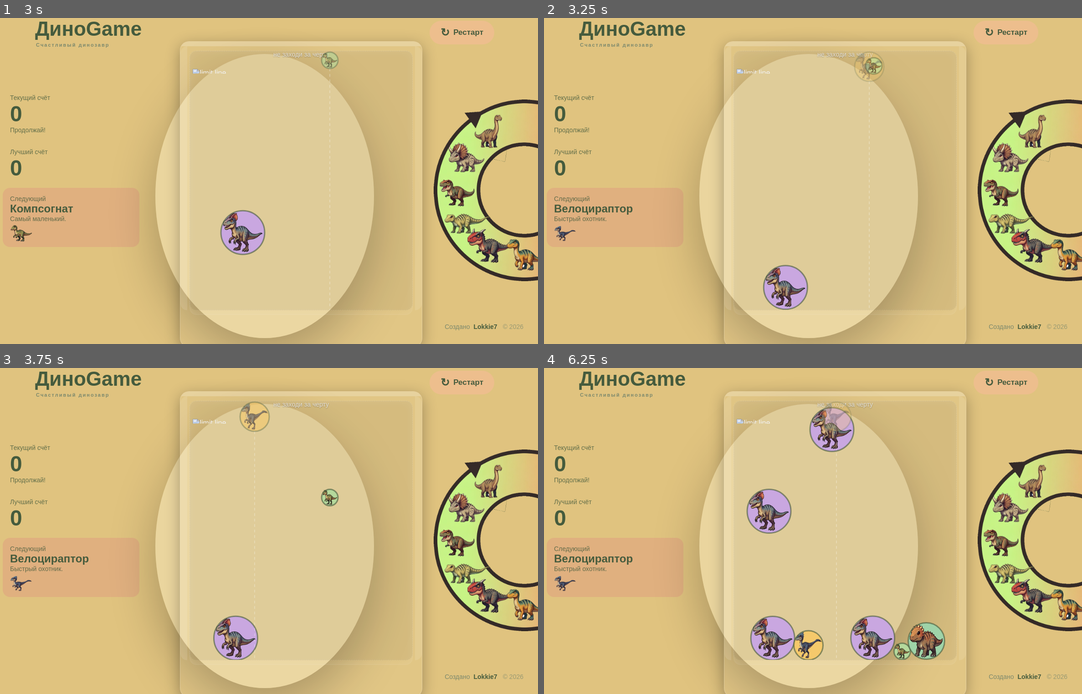
Above: before the commit, frames 1-4 (two rows, left to right).
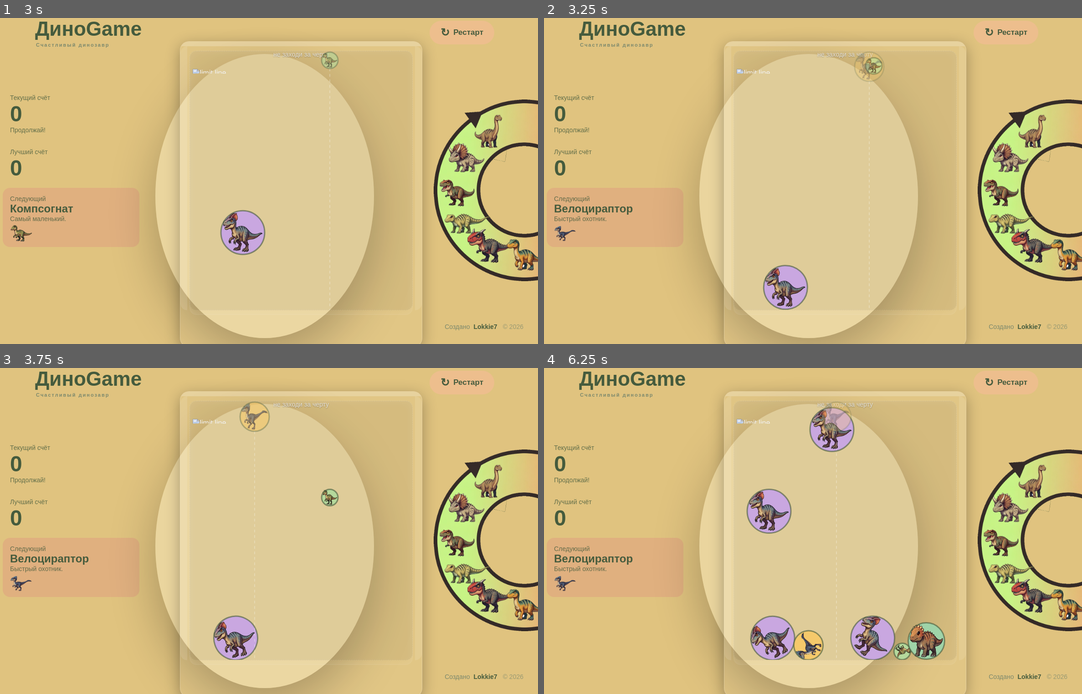
Above: after the commit, the same moments.

Repository: Lokkie7/Dino-suika-game
Game: browser game, page index.html
The game is run twice, just before and just after one commit, with the same random seed, the same clock (stepped at 60 frames per second) and the same inputs.
Inputs (mouse positions are in pixels of both pictures, inside the frame that each line leads up to):
- Up to frame 1 (3 s): click "↻ Рестарт" at 0.27 s; hold Right 1.03-1.53 s; move the mouse to (301, 207) at 1.07 s; tap Space every 0.5 s from 1.1 to 2.6 s; hold Left 1.58-2.15 s; move the mouse to (258, 154) at 1.67 s; click "↻ Рестарт" at 2.02 s; hold Right 2.2-2.87 s; move the mouse to (344, 141) at 2.27 s; move the mouse to (333, 233) at 2.87 s; hold Left from 2.92 s (still down)
- Up to frame 2 (3.25 s): keep holding Left; tap Space at 3.1 s
- Up to frame 3 (3.75 s): release Left at 3.35 s; hold Right from 3.4 s (still down); move the mouse to (247, 596) at 3.47 s; tap Space at 3.6 s
- Up to frame 4 (6.25 s): release Right at 3.9 s; hold Left 3.95-4.52 s; move the mouse to (845, 478) at 4.07 s; tap Space every 0.5 s from 4.1 to 6.1 s; click (845, 531) at 4.52 s; hold Right 4.57-5.23 s; move the mouse to (909, 544) at 4.67 s; move the mouse to (780, 531) at 5.27 s; hold Left 5.28-5.72 s; hold Right from 5.77 s (still down); move the mouse to (823, 622) at 5.87 s

Frame 1 is identical in both runs. In frame 2, 0.2% of the frame differs, in the area x 41-49%, y 76-90%; in frame 3, 0.4%; in frame 4, 1.2%, in the area x 38-75%, y 75-90%.

Commit message:
ось

Diff:
--- a/js/script.js
+++ b/js/script.js
@@ -1,39 +1,113 @@
-// js/script.js
 (() => {
   const { Engine, Runner, Bodies, Composite, Events } = Matter;
 
   // ================= НАСТРОЙКИ =================
-
   const DINOS = [
-  { name: 'Компсогнат',       desc: 'Самый маленький.',          r: 18,  color: '#b5d99c', points: 1,  sprite: 'images/dino1.png' },
-  { name: 'Птеранодон',       desc: 'Парит в небе.',             r: 25,  color: '#8ec5e8', points: 3,  sprite: 'images/dino2.png' },
-  { name: 'Велоцираптор',     desc: 'Быстрый охотник.',          r: 32,  color: '#f5c96b', points: 6,  sprite: 'images/dino3.png' },
-  { name: 'Пахицефалозавр',   desc: 'Боньк.',                    r: 40,  color: '#9fd3a8', points: 10, sprite: 'images/dino4.png' },
-  { name: 'Диллофозавр',      desc: 'Ночной кошмар.',            r: 48,  color: '#c9a7e0', points: 15, sprite: 'images/dino5.png' },
-  { name: 'Тенонтозавр',      desc: 'Лошадка.',                  r: 56,  color: '#d9a27a', points: 21, sprite: 'images/dino6.png' },
-  { name: 'Карнотавр',        desc: 'Динозавр бык.',             r: 64,  color: '#7fb3a6', points: 28, sprite: 'images/dino7.png' },
-  { name: 'Кентрозавр',       desc: 'С костяными пластинами.',   r: 72,  color: '#e88a7a', points: 36, sprite: 'images/dino8.png' },
-  { name: 'Тираннозавр',      desc: 'Король ящеров.',            r: 82,  color: '#6fa3d6', points: 45, sprite: 'images/dino9.png' },
-  { name: 'Трицератопс',      desc: 'Король мёртв, да здравствует король', r: 92, color: '#e6c94f', points: 55, sprite: 'images/dino10.png' },
-  { name: 'Брахиозавр',       desc: 'Гигант.',                   r: 104, color: '#7bb662', points: 66, sprite: 'images/dino11.png' },
-];
-
-// Загрузка спрайтов
-DINOS.forEach((d) => {
-  d.img = new Image();
-  d.img.src = d.sprite;
-});
-
-  const SPRITE_SCALE = 0.9; // множитель размера спрайта относительно радиуса; подгоните под картинки
+    {
+      name: 'Компсогнат',
+      desc: 'Самый маленький.',
+      r: 18,
+      color: '#b5d99c',
+      points: 1,
+      sprite: 'images/dino1.png'
+    },
+    {
+      name: 'Птеранодон',
+      desc: 'Парит в небе.',
+      r: 25,
+      color: '#8ec5e8',
+      points: 3,
+      sprite: 'images/dino2.png'
+    },
+    {
+      name: 'Велоцираптор',
+      desc: 'Быстрый охотник.',
+      r: 32,
+      color: '#f5c96b',
+      points: 6,
+      sprite: 'images/dino3.png'
+    },
+    {
+      name: 'Пахицефалозавр',
+      desc: 'Боньк.',
+      r: 40,
+      color: '#9fd3a8',
+      points: 10,
+      sprite: 'images/dino4.png'
+    },
+    {
+      name: 'Диллофозавр',
+      desc: 'Ночной кошмар.',
+      r: 48,
+      color: '#c9a7e0',
+      points: 15,
+      sprite: 'images/dino5.png'
+    },
+    {
+      name: 'Тенонтозавр',
+      desc: 'Лошадка.',
+      r: 56,
+      color: '#d9a27a',
+      points: 21,
+      sprite: 'images/dino6.png'
+    },
+    {
+      name: 'Карнотавр',
+      desc: 'Динозавр бык.',
+      r: 64,
+      color: '#7fb3a6',
+      points: 28,
+      sprite: 'images/dino7.png'
+    },
+    {
+      name: 'Кентрозавр',
+      desc: 'С костяными пластинами.',
+      r: 72,
+      color: '#e88a7a',
+      points: 36,
+      sprite: 'images/dino8.png'
+    },
+    {
+      name: 'Тираннозавр',
+      desc: 'Король ящеров.',
+      r: 82,
+      color: '#6fa3d6',
+      points: 45,
+      sprite: 'images/dino9.png'
+    },
+    {
+      name: 'Трицератопс',
+      desc: 'Король мёртв, да здравствует король',
+      r: 92,
+      color: '#e6c94f',
+      points: 55,
+      sprite: 'images/dino10.png'
+    },
+    {
+      name: 'Брахиозавр',
+      desc: 'Гигант.',
+      r: 104,
+      color: '#7bb662',
+      points: 66,
+      sprite: 'images/dino11.png'
+    }
+  ];
+
+  // Загрузка спрайтов
+  DINOS.forEach((dino) => {
+    dino.img = new Image();
+    dino.img.src = dino.sprite;
+  });
+
+  const SPRITE_SCALE = 0.9;
   const MAX_LEVEL = DINOS.length - 1;
-  const SPAWN_LEVELS = 5;          // в начале падают только уровни 0..4
-  const DROP_COOLDOWN = 500;       // мс между бросками
-  const GRACE_MS = 1500;           // мс, которые динозавр может находиться выше черты после броска
-  const WALL = 60;                 // толщина невидимых стенок
+  const SPAWN_LEVELS = 5;
+  const DROP_COOLDOWN = 500;
+  const GRACE_MS = 1500;
+  const WALL = 60;
   const BEST_KEY = 'dinoSuikaBest';
 
   // ================= DOM =================
-
   const el = {
     area: document.querySelector('.game-canvas-area'),
     limitImg: document.querySelector('.fruit-limit-dotted'),
@@ -43,14 +117,30 @@
     nextName: document.querySelector('.text-wrapper-13'),
     nextDesc: document.querySelector('.text-wrapper-14'),
     preview: document.querySelector('.dino-preview'),
-    restart: document.querySelector('.replay-button'),
+    restart: document.querySelector('.replay-button')
   };
+
+  if (
+    !el.area ||
+    !el.limitImg ||
+    !el.curScore ||
+    !el.bestScore ||
+    !el.status ||
+    !el.nextName ||
+    !el.nextDesc ||
+    !el.preview ||
+    !el.restart
+  ) {
+    console.error('Не найдены необходимые элементы игры в HTML.');
+    return;
+  }
 
   // Canvas поверх игровой зоны
   const canvas = document.createElement('canvas');
   canvas.style.cssText =
     'position:absolute;inset:0;width:100%;height:100%;cursor:pointer;touch-action:none;';
   el.area.appendChild(canvas);
+
   const ctx = canvas.getContext('2d');
 
   let W = 0;
@@ -58,7 +148,6 @@
   let limitY = 0;
 
   // ================= СОСТОЯНИЕ =================
-
   const engine = Engine.create();
   engine.gravity.y = 1;
   engine.positionIterations = 10;
@@ -70,13 +159,13 @@
   let canDrop = true;
   let aimX = 0;
   let nextLevel = 0;
+
   const mergeQueue = [];
 
   // ================= УТИЛИТЫ =================
-
-  const clamp = (v, min, max) => Math.max(min, Math.min(max, v));
+  const clamp = (value, min, max) => Math.max(min, Math.min(max, value));
   const randomSpawnLevel = () => Math.floor(Math.random() * SPAWN_LEVELS);
-  const fmt = (n) => n.toLocaleString('ru-RU');
+  const fmt = (number) => number.toLocaleString('ru-RU');
 
   function measure() {
     W = el.area.clientWidth;
@@ -87,36 +176,60 @@
     canvas.height = H * dpr;
     ctx.setTransform(dpr, 0, 0, dpr, 0, 0);
 
-    // Координата черты-ограничителя внутри игровой зоны
     const areaRect = el.area.getBoundingClientRect();
     const limitRect = el.limitImg.getBoundingClientRect();
+
     limitY = limitRect.top - areaRect.top + limitRect.height / 2;
   }
 
   // ================= СТЕНЫ =================
-
   function addWalls() {
-    const opts = { isStatic: true, friction: 0.8, label: 'wall' };
+    const options = {
+      isStatic: true,
+      friction: 0.8,
+      label: 'wall'
+    };
+
     Composite.add(engine.world, [
-      Bodies.rectangle(W / 2, H + WALL / 2, W + WALL * 2, WALL, opts), // пол
-      Bodies.rectangle(-WALL / 2, H / 2, WALL, H * 3, opts),           // левая стенка
-      Bodies.rectangle(W + WALL / 2, H / 2, WALL, H * 3, opts),        // правая стенка
+      Bodies.rectangle(
+        W / 2,
+        H + WALL / 2,
+        W + WALL * 2,
+        WALL,
+        options
+      ),
+      Bodies.rectangle(
+        -WALL / 2,
+        H / 2,
+        WALL,
+        H * 3,
+        options
+      ),
+      Bodies.rectangle(
+        W + WALL / 2,
+        H / 2,
+        WALL,
+        H * 3,
+        options
+      )
     ]);
   }
 
   // ================= ДИНОЗАВРЫ =================
-
   function createDino(level, x, y) {
-    const d = DINOS[level];
-    const body = Bodies.circle(x, y, d.r, {
+    const dino = DINOS[level];
+
+    const body = Bodies.circle(x, y, dino.r, {
       label: 'dino',
       restitution: 0.1,
       friction: 0.4,
-      frictionStatic: 0.6,
+      frictionStatic: 0.6
     });
+
     body.dinoLevel = level;
     body.dropTime = performance.now();
     body.removed = false;
+
     Composite.add(engine.world, body);
     return body;
   }
@@ -125,24 +238,26 @@
     if (gameOver || !canDrop) return;
 
     const level = nextLevel;
-    const r = DINOS[level].r;
-    const x = clamp(aimX, r + 1, W - r - 1);
-
-    createDino(level, x, r + 2);
+    const radius = DINOS[level].r;
+    const x = clamp(aimX, radius + 1, W - radius - 1);
+
+    createDino(level, x, radius + 2);
 
     canDrop = false;
-    setTimeout(() => (canDrop = true), DROP_COOLDOWN);
+    setTimeout(() => {
+      canDrop = true;
+    }, DROP_COOLDOWN);
 
     nextLevel = randomSpawnLevel();
     updatePreview();
   }
 
   // ================= СЛИЯНИЕ =================
-
-  // Ищем столкновения двух одинаковых динозавров.
-  // Саму замену делаем в afterUpdate, чтобы не менять мир прямо во время события.
   Events.on(engine, 'collisionStart', (event) => {
-    for (const { bodyA: a, bodyB: b } of event.pairs) {
+    for (const { bodyA, bodyB } of event.pairs) {
+      const a = bodyA;
+      const b = bodyB;
+
       if (a.label !== 'dino' || b.label !== 'dino') continue;
       if (a.removed || b.removed) continue;
       if (a.dinoLevel !== b.dinoLevel) continue;
@@ -165,7 +280,6 @@
       const y = (a.position.y + b.position.y) / 2;
 
       if (level === MAX_LEVEL) {
-        // Два самых больших просто исчезают, даём очки
         addScore(DINOS[level].points * 2);
       } else {
         createDino(level + 1, x, y);
@@ -175,14 +289,13 @@
   }
 
   // ================= ПРОВЕРКА ПРОИГРЫША =================
-
   function checkGameOver(now) {
     for (const body of Composite.allBodies(engine.world)) {
       if (body.label !== 'dino' || body.removed) continue;
 
-      const r = DINOS[body.dinoLevel].r;
+      const radius = DINOS[body.dinoLevel].r;
       const settled = Math.hypot(body.velocity.x, body.velocity.y) < 0.5;
-      const aboveLine = body.position.y - r < limitY;
+      const aboveLine = body.position.y - radius < limitY;
       const graceOver = now - body.dropTime > GRACE_MS;
 
       if (aboveLine && settled && graceOver) {
@@ -198,13 +311,14 @@
   }
 
   // ================= СЧЁТ И UI =================
-
   function addScore(points) {
     score += points;
+
     if (score > best) {
       best = score;
       localStorage.setItem(BEST_KEY, String(best));
     }
+
     updateScoreUI();
   }
 
@@ -214,135 +328,156 @@
   }
 
   function updatePreview() {
-  const d = DINOS[nextLevel];
-  el.nextName.textContent = d.name;
-  el.nextDesc.textContent = d.desc;
-  el.preview.style.backgroundColor = 'transparent';
-  el.preview.style.backgroundImage = `url("${d.sprite}")`;
-  el.preview.style.backgroundSize = 'contain';
-  el.preview.style.backgroundRepeat = 'no-repeat';
-  el.preview.style.backgroundPosition = 'center';
-}
-
-function drawDino(d, x, y, r, alpha = 1) {
-  ctx.save();
-  ctx.globalAlpha = alpha;
-
-  // 1. Круг: заливка цветом динозавра (он совпадает с физическим телом)
-  ctx.beginPath();
-  ctx.arc(x, y, r, 0, Math.PI * 2);
-  ctx.fillStyle = d.color;
-  ctx.fill();
-
-  // 2. Спрайт поверх круга (если загружен)
-  const hasSprite = d.img && d.img.complete && d.img.naturalWidth > 0;
-  if (hasSprite) {
-    const size = r * 2 * SPRITE_SCALE;
-    ctx.drawImage(d.img, x - size / 2, y - size / 2, size, size);
-  } else if (r >= 30) {
-    // Запасной вариант: название, пока спрайт не загрузился
-    ctx.fillStyle = '#455b3d';
-    ctx.font = `700 ${Math.round(r * 0.28)}px Nunito, sans-serif`;
-    ctx.textAlign = 'center';
-    ctx.textBaseline = 'middle';
-    ctx.fillText(d.name, x, y);
-  }
-
-  // 3. Контур поверх всего, чтобы граница была видна и на спрайте
-  ctx.beginPath();
-  ctx.arc(x, y, r, 0, Math.PI * 2);
-  ctx.lineWidth = 3;
-  ctx.strokeStyle = 'rgba(69, 91, 61, 0.6)';
-  ctx.stroke();
-
-  ctx.restore();
-}
+    const dino = DINOS[nextLevel];
+
+    el.nextName.textContent = dino.name;
+    el.nextDesc.textContent = dino.desc;
+    el.preview.style.backgroundColor = 'transparent';
+    el.preview.style.backgroundImage = `url("${dino.sprite}")`;
+    el.preview.style.backgroundSize = 'contain';
+    el.preview.style.backgroundRepeat = 'no-repeat';
+    el.preview.style.backgroundPosition = 'center';
+  }
+
+  // Поворачиваем Canvas так же, как повернулось физическое тело Matter.js
+  function drawDino(body, alpha = 1) {
+    const dino = DINOS[body.dinoLevel];
+    const radius = dino.r;
+
+    ctx.save();
+    ctx.globalAlpha = alpha;
+    ctx.translate(body.position.x, body.position.y);
+    ctx.rotate(body.angle);
+
+    ctx.beginPath();
+    ctx.arc(0, 0, radius, 0, Math.PI * 2);
+    ctx.fillStyle = dino.color;
+    ctx.fill();
+
+    const hasSprite =
+      dino.img &&
+      dino.img.complete &&
+      dino.img.naturalWidth > 0;
+
+    if (hasSprite) {
+      const size = radius * 2 * SPRITE_SCALE;
+      ctx.drawImage(dino.img, -size / 2, -size / 2, size, size);
+    } else if (radius >= 30) {
+      ctx.fillStyle = '#455b3d';
+      ctx.font = `700 ${Math.round(radius * 0.28)}px Nunito, sans-serif`;
+      ctx.textAlign = 'center';
+      ctx.textBaseline = 'middle';
+      ctx.fillText(dino.name, 0, 0);
+    }
+
+    ctx.beginPath();
+    ctx.arc(0, 0, radius, 0, Math.PI * 2);
+    ctx.lineWidth = 3;
+    ctx.strokeStyle = 'rgba(69, 91, 61, 0.6)';
+    ctx.stroke();
+
+    ctx.restore();
+  }
 
   function draw() {
     ctx.clearRect(0, 0, W, H);
 
     // Падающие динозавры
     for (const body of Composite.allBodies(engine.world)) {
-      if (body.label !== 'dino') continue;
-      const d = DINOS[body.dinoLevel];
-      drawDino(d, body.position.x, body.position.y, d.r);
-    }
-
-    // "Призрак" следующего динозавра над полем + направляющая
+      if (body.label !== 'dino' || body.removed) continue;
+      drawDino(body);
+    }
+
+    // «Призрак» следующего динозавра и направляющая
     if (!gameOver) {
-      const d = DINOS[nextLevel];
-      const x = clamp(aimX, d.r + 1, W - d.r - 1);
-      const y = d.r + 2;
+      const dino = DINOS[nextLevel];
+      const x = clamp(aimX, dino.r + 1, W - dino.r - 1);
+      const y = dino.r + 2;
 
       ctx.save();
       ctx.setLineDash([6, 6]);
       ctx.strokeStyle = 'rgba(255,255,255,0.5)';
       ctx.beginPath();
-      ctx.moveTo(x, y + d.r);
+      ctx.moveTo(x, y + dino.r);
       ctx.lineTo(x, H);
       ctx.stroke();
       ctx.restore();
 
-      drawDino(d, x, y, d.r, canDrop ? 0.6 : 0.3);
+      drawDino(
+        {
+          dinoLevel: nextLevel,
+          position: { x, y },
+          angle: 0
+        },
+        canDrop ? 0.6 : 0.3
+      );
     }
 
     requestAnimationFrame(draw);
   }
 
   // ================= ИГРОВОЙ ЦИКЛ =================
-
   Events.on(engine, 'afterUpdate', () => {
     processMerges();
-    if (!gameOver) checkGameOver(performance.now());
+
+    if (!gameOver) {
+      checkGameOver(performance.now());
+    }
   });
 
   // ================= УПРАВЛЕНИЕ =================
-
-  el.area.addEventListener('pointermove', (e) => {
+  el.area.addEventListener('pointermove', (event) => {
     const rect = canvas.getBoundingClientRect();
-    aimX = e.clientX - rect.left;
-  });
-
-  el.area.addEventListener('pointerdown', (e) => {
+    aimX = event.clientX - rect.left;
+  });
+
+  el.area.addEventListener('pointerdown', (event) => {
     const rect = canvas.getBoundingClientRect();
-    aimX = e.clientX - rect.left;
+    aimX = event.clientX - rect.left;
     drop();
   });
 
-  // Клавиатура: ← → двигать, пробел бросить
-  window.addEventListener('keydown', (e) => {
-    if (e.code === 'ArrowLeft') aimX -= 10;
-    else if (e.code === 'ArrowRight') aimX += 10;
-    else if (e.code === 'Space') { e.preventDefault(); drop(); }
+  window.addEventListener('keydown', (event) => {
+    if (event.code === 'ArrowLeft') {
+      aimX -= 10;
+    } else if (event.code === 'ArrowRight') {
+      aimX += 10;
+    } else if (event.code === 'Space') {
+      event.preventDefault();
+      drop();
+    }
   });
 
   el.restart.addEventListener('click', restart);
 
   function restart() {
-    Composite.clear(engine.world, true); // true = оставить статические стены
+    Composite.clear(engine.world, true);
     mergeQueue.length = 0;
+
     score = 0;
     gameOver = false;
     canDrop = true;
     el.status.textContent = 'Продолжай!';
+
     nextLevel = randomSpawnLevel();
     updateScoreUI();
     updatePreview();
   }
 
   // ================= СТАРТ =================
-
   function init() {
     measure();
     aimX = W / 2;
+
     addWalls();
-
     nextLevel = randomSpawnLevel();
+
     updatePreview();
     updateScoreUI();
 
     const runner = Runner.create();
     Runner.run(runner, engine);
+
     draw();
   }
 
